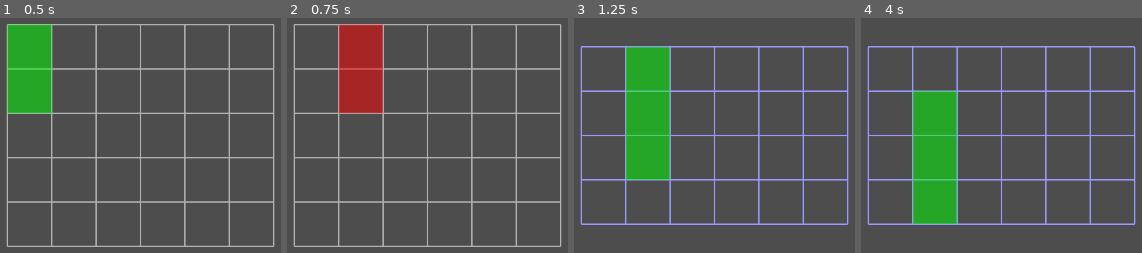
Above: before the commit, frames 1-4 (left to right).
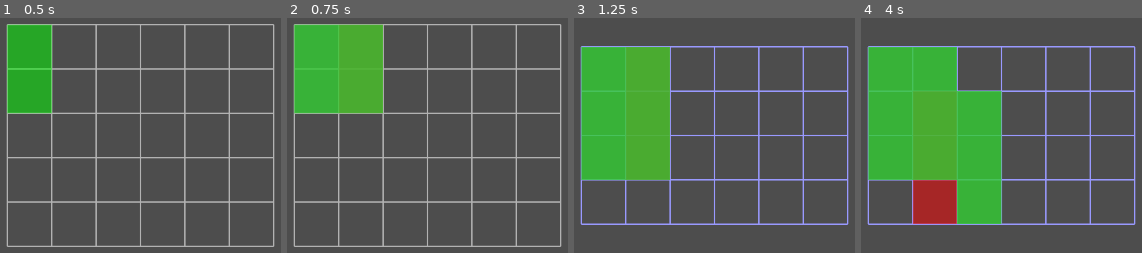
Above: after the commit, the same moments.

Repository: BigBarfEaterBBE/supermarket_simulator
Game: Godot game, scene res://supermarket simulator/scenes/grid_root.tscn
Same seed, same stepped clock (60 frames per second), same inputs: the game is played once before the commit and once after it.
Inputs:
- Up to frame 1 (0.5 s): no input
- Up to frame 2 (0.75 s): tap Enter (place_item) at 0.5, 0.6 s; hold D (move_right) from 0.53 s (still down)
- Up to frame 3 (1.25 s): keep holding D (move_right); tap E (view_next) at 0.8 s
- Up to frame 4 (4 s): tap Space at 1.25, 2.75 s; release D (move_right) at 1.28 s; hold S (move_down) 1.28-2.03 s; tap E (view_next) at 1.35, 3.05, 3.6 s; tap Q (view_prev) at 1.55, 2.1, 3.8 s; tap Enter (place_item) at 2, 2.3, 2.85, 3.5 s; hold D (move_right) 2.03-2.78 s; hold W (move_up) 2.78-3.53 s; hold A (move_left) from 3.53 s (still down)

Frame 1 is identical in both runs. In frame 2, 12% of the frame differs, in the area x 2-35%, y 2-41%; in frame 3, 18%; in frame 4, 30%, in the area x 2-51%, y 12-88%.

Commit message:
12/29 11:23 PM fixed item placement in the grid

Diff:
--- a/supermarket simulator/grid_root.gd
+++ b/supermarket simulator/grid_root.gd
@@ -5,6 +5,8 @@
 @export var views := ["top", "front", "side"]
 var view_index := 0
 
+var placed_items := [] #each entry = pos: vector3i, size: vector3i
+var placed_visuals: Node2D
 var grid = [] #2d array track occupancy
 var cursor_3d := Vector3i.ZERO
 
@@ -26,6 +28,9 @@
 	preview_rect = ColorRect.new()
 	preview_rect.color = Color(0,1,0,0.5)
 	add_child(preview_rect)
+	#hold placed visuals
+	placed_visuals = Node2D.new()
+	add_child(placed_visuals)
 
 	update_preview()
 
@@ -96,6 +101,7 @@
 		var item_size_2d := get_item_size_for_view()
 		if can_place(item_size_2d, cursor_2d):
 			place_item(item_size_2d, cursor_2d)
+			redraw_placed_items()
 
 func update_preview():
 	var cursor_2d := get_cursor_2d_for_view()
@@ -120,12 +126,15 @@
 	return true
 
 func place_item(size: Vector2i, pos: Vector2i):
-	for y in range(size.y):
-		for x in range(size.x):
-			grid[pos.y + y][pos.x + x] = true
+	placed_items.append({
+		"pos": cursor_3d,
+		"size": current_item["size"]
+	})
+	rebuild_grid()
 
 func update_grid_view():
 	rebuild_grid()
+	redraw_placed_items()
 
 	var colors = [
 		Color(0.7, 0.7, 0.7),
@@ -155,6 +164,16 @@
 		grid[y] = []
 		for x in range(grid_size.x):
 			grid[y].append(false)
+	#project placed items
+	for item in placed_items:
+		var size_2d := get_item_size_for_view_from_3d(item["size"])
+		var pos_2d := get_cursor_2d_for_view_from_3d(item["pos"])
+		for y in range(size_2d.y):
+			for x in range(size_2d.x):
+				var gx := pos_2d.x + x
+				var gy := pos_2d.y + y
+				if gx >= 0 and gy >= 0 and gx < grid_size.x and gy < grid_size.y:
+					grid[gy][gx] = true
 	grid_offset = Vector2(
 		grid_size.x * cell_size / 2,
 		grid_size.y * cell_size / 2
@@ -180,3 +199,38 @@
 		"side":
 			return Vector2i(cursor_3d.z, cursor_3d.y)
 	return Vector2i.ZERO
+
+func redraw_placed_items():
+	for child in placed_visuals.get_children():
+		child.queue_free()
+
+	for item in placed_items:
+		var rect := ColorRect.new()
+		rect.color = Color(0.2, 0.8, 0.2, 0.8)
+
+		var size_2d := get_item_size_for_view_from_3d(item["size"])
+		var pos_2d := get_cursor_2d_for_view_from_3d(item["pos"])
+
+		rect.size = Vector2(size_2d.x, size_2d.y) * cell_size
+		rect.position = (get_viewport_rect().size / 2 - grid_offset + Vector2(pos_2d.x, pos_2d.y) * cell_size)
+		placed_visuals.add_child(rect)
+
+func get_item_size_for_view_from_3d(size: Vector3i) -> Vector2i:
+	match views[view_index]:
+		"top":
+			return Vector2i(size.x, size.z)
+		"front":
+			return Vector2i(size.x, size.y)
+		"side":
+			return Vector2i(size.z, size.y)
+	return Vector2i.ONE
+
+func get_cursor_2d_for_view_from_3d(pos: Vector3i) -> Vector2i:
+	match views[view_index]:
+		"top":
+			return Vector2i(pos.x, pos.z)
+		"front":
+			return Vector2i(pos.x,pos.y)
+		"side":
+			return Vector2i(pos.z,pos.y)
+	return Vector2i.ZERO
